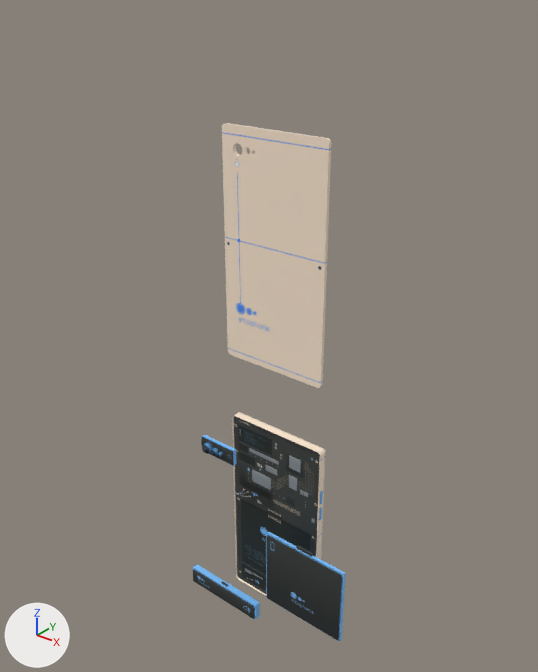
Before and after pictures for a commit that changed the glTF model static/models/phone/gltf-bin/phone.glb.
Rendered twice from a 50 mm camera at (26.2, -33.5, 35.3) aimed at (-0.2, -0.5, 14.9). The lights are fixed; the arrows at lower left show +X, +Y and +Z. Both versions are drawn at frame 11 of the action 'CombinedAnimations'; the numbers are the values there.

Objects in the first picture: 'PhonePart_Battery', 'PhonePart_Speakers', 'Phone_Back', 'Phone_Internals'.
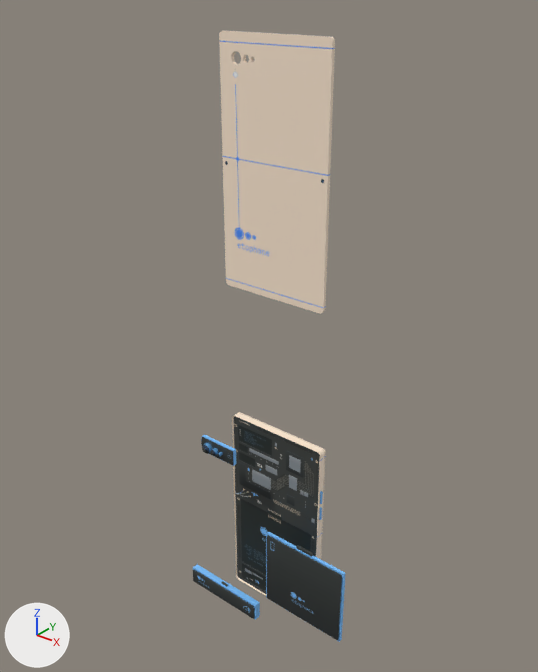
Pixel boxes [x1, y1, x2, y2] of what changed, in the pictures (538 x 672 px):
'Phone_Back', moved: before [222, 123, 331, 388]; after [219, 30, 335, 314]

The change, as a diff of the scene's bpy script:
```diff
--- a/static/models/phone/gltf-bin/phone.glb.py
+++ b/static/models/phone/gltf-bin/phone.glb.py
@@ ob_phone_back @@
 ob_phone_back.parent = ob_phonegroup
-ob_phone_back.location = (0.0, 0.313, 20.0)
+ob_phone_back.location = (0.0, 0.313, 25.0)
```
